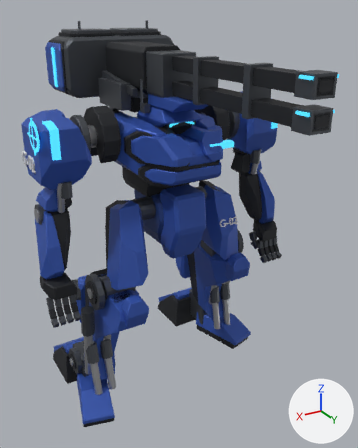
One commit to the glTF model apps/agent-city/ui/src/assets/mecha/gunner.glb: the scene before it, then after it.
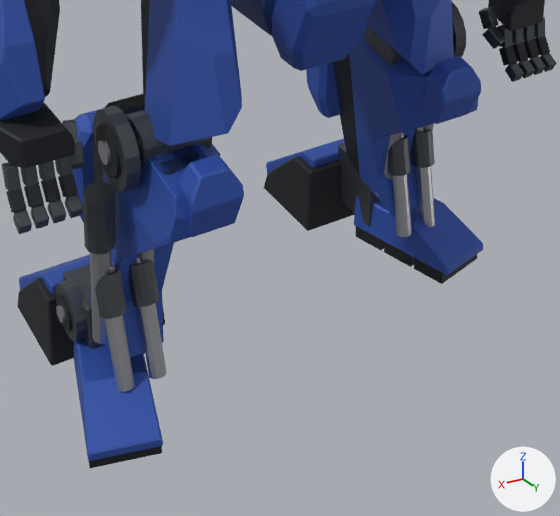
Each version is shown whole from a camera (50 mm lens) standing at (11.4, 21.6, 19.1) and looking at (-0.1, 2.4, 9.5), then close up on the part from 13% to 79% of the width and 51% to 100% of the height. Lighting does not change. The marker at lower right points along +X, +Y and +Z. The older version's two pictures come first. Where no turn or scale is listed for an object, it has been applied to the vertices. Vertices at exactly the same position are counted once.

Objects in the first close-up: 'body_armor', 'foot_l_armor', 'foot_r_armor', 'forearm_l_armor', 'forearm_r_armor', 'shin_l_armor', 'shin_r_armor', 'thigh_l_armor', 'thigh_r_armor'.
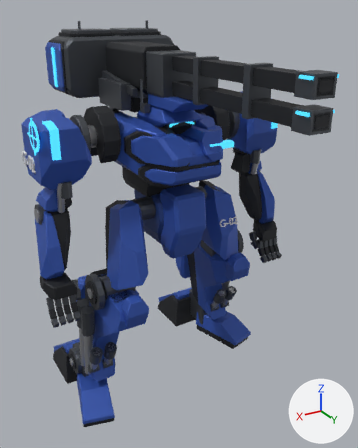
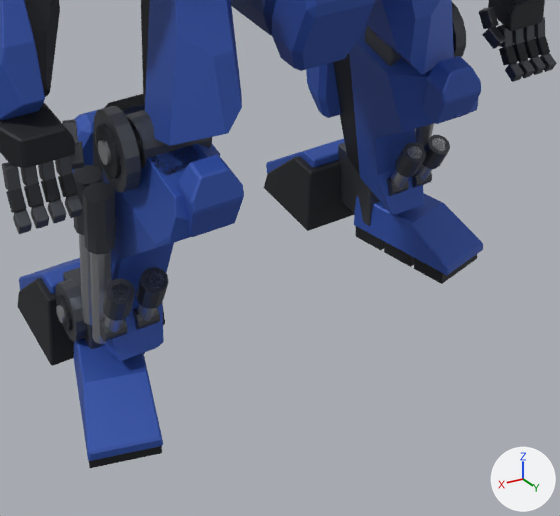
Diff of the bpy script that builds the scene:
```diff
--- a/apps/agent-city/ui/src/assets/mecha/gunner.glb.py
+++ b/apps/agent-city/ui/src/assets/mecha/gunner.glb.py
@@ me_shin_l_armor_mesh @@
 # used by ob_shin_l_armor; location = (0.0, 0.0, 0.0)
-me_shin_l_armor_mesh.from_pydata(...)  # 596 vertices, 1132 faces; spans x -5.31..-2.51, y -2.52..3.4, z 1.03..7.34
+me_shin_l_armor_mesh.from_pydata(...)  # 644 vertices, 1220 faces; spans x -5.31..-2.51, y -2.52..3.4, z 1.27..7.34
+# me_shin_l_armor_mesh part 1: the loose piece of 20 vertices spanning x -3.97..-3.55, y -0.39..0.82, z 1.85..5.86 is moved by (-1.0, -0.61, 0.12)
+# me_shin_l_armor_mesh part 2: a new loose piece of 24 vertices spanning x -4.84..-4.44, y 0.04..1.16, z 2.23..3.81, in mat_armor_palette
+# me_shin_l_armor_mesh part 3: a new loose piece of 24 vertices spanning x -4.94..-4.34, y 0.38..1.25, z 2.94..3.85, in mat_armor_palette
+# me_shin_l_armor_mesh part 4
+# 22 vertices are removed from x -4.94..-3.88, y -0.01..0.87, z 1.03..3.91
+# 70 faces are deleted
+# 74 vertices move from x -4.94..-3.58, y -0.11..0.87, z 1.03..3.91 to x -4.89..-3.58, y -0.03..1.25, z 2.1..3.85
+# 5 vertices are added at (-4.03, 0.41, 3.22), (-3.88, 0.38, 3.24), (-3.73, 0.41, 3.22), (-4.03, 0.86, 2.96), (-3.73, 0.86, 2.96)
+# 10 new vertices lie (-0.5, 0.0, 0.0) away from vertices in x -4.94..-3.88, y 0.21..0.87, z 1.04..2.86
+# 7 new vertices lie (0.0, -0.35, -0.62) away from vertices in x -4.84..-4.44, y 0.06..0.35, z 3.85..3.91
+# 70 new faces join them
+# me_shin_l_armor_mesh part 5: 77 kept faces spanning x -4.18..-3.58, y -0.03..1.25, z 2.1..3.85 get new texture (UV) coordinates
+# other edits to the shape of me_shin_l_armor_mesh do not show in these pictures
 me_shin_l_armor_mesh.materials.append(mat_armor_palette)
@@ me_shin_r_armor_mesh @@
 # used by ob_shin_r_armor; location = (0.0, 0.0, 0.0)
-me_shin_r_armor_mesh.from_pydata(...)  # 595 vertices, 1130 faces; spans x 2.51..5.31, y -1.14..4.72, z 1.1..7.45
+me_shin_r_armor_mesh.from_pydata(...)  # 643 vertices, 1218 faces; spans x 2.51..5.31, y -1.14..4.72, z 1.23..7.45
+# me_shin_r_armor_mesh part 6: the loose piece of 20 vertices spanning x 3.55..3.97, y 1.2..2.19, z 1.9..5.92 is moved by (1.0, -0.61, 0.09)
+# me_shin_r_armor_mesh part 7: the loose piece of 20 vertices spanning x 3.46..4.07, y 1.48..2.31, z 4.56..6.03 is moved by (1.0, -0.61, 0.09)
+# me_shin_r_armor_mesh part 8: a new loose piece of 24 vertices spanning x 4.44..4.84, y 1.6..2.66, z 2.29..3.89, in mat_armor_palette
+# me_shin_r_armor_mesh part 9: a new loose piece of 24 vertices spanning x 4.34..4.94, y 1.89..2.75, z 3.03..3.93, in mat_armor_palette
+# me_shin_r_armor_mesh part 10
+# 20 vertices are removed from x 3.88..4.94, y 1.54..2.5, z 1.1..3.96
+# 64 faces are deleted
+# 76 vertices move from x 3.58..4.94, y 1.38..2.5, z 1.1..3.96 to x 3.58..4.89, y 1.54..2.75, z 2.14..3.93
+# 7 vertices are added at x 3.58..4.18, y 1.89..2.4, z 3.04..3.29
+# 8 new vertices lie (0.5, 0.0, 0.0) away from vertices in x 3.88..4.94, y 1.89..2.5, z 1.12..2.93
+# 5 new vertices lie (0.0, -0.32, -0.63) away from vertices in x 4.47..4.82, y 1.47..1.83, z 3.87..3.96
+# 64 new faces join them
+# me_shin_r_armor_mesh part 11: 80 kept faces spanning x 3.58..4.18, y 1.54..2.75, z 2.14..3.93 get new texture (UV) coordinates
 me_shin_r_armor_mesh.materials.append(mat_armor_palette)
```

Where the change shows, as pixel boxes [x1, y1, x2, y2] in the close-ups (560 x 516 px; the box of a moved part takes in the faces that stretch with it):
'shin_r_armor', reshaped (10% shorter)
    before: [55, 94, 244, 392]
    after: [55, 94, 244, 362]
'shin_l_armor', reshaped (11% shorter)
    before: [306, 25, 481, 237]
    after: [306, 25, 481, 214]
part 1 of me_shin_l_armor_mesh, moved or reshaped (not visible afterwards)
    before: [375, 132, 403, 197]
part 2 of me_shin_l_armor_mesh, added
    after: [416, 138, 445, 180]
part 3 of me_shin_l_armor_mesh, added
    after: [422, 135, 450, 169]
part 4 of me_shin_l_armor_mesh, moved or reshaped
    before: [400, 127, 435, 237]
    after: [392, 146, 432, 195]
part 5 of me_shin_l_armor_mesh, surface changed
    before: [388, 127, 421, 237]
    after: [387, 143, 426, 196]
part 6 of me_shin_r_armor_mesh, moved or reshaped (mostly hidden before)
    before: [138, 249, 155, 263]
    after: [79, 234, 92, 325]
part 7 of me_shin_r_armor_mesh, moved or reshaped (not visible before)
    after: [73, 165, 104, 235]
part 8 of me_shin_r_armor_mesh, added
    after: [104, 283, 130, 333]
part 9 of me_shin_r_armor_mesh, added
    after: [103, 279, 135, 321]
part 10 of me_shin_r_armor_mesh, moved or reshaped
    before: [95, 258, 165, 392]
    after: [99, 279, 168, 342]
part 11 of me_shin_r_armor_mesh, surface changed
    before: [111, 260, 167, 375]
    after: [132, 267, 169, 322]
